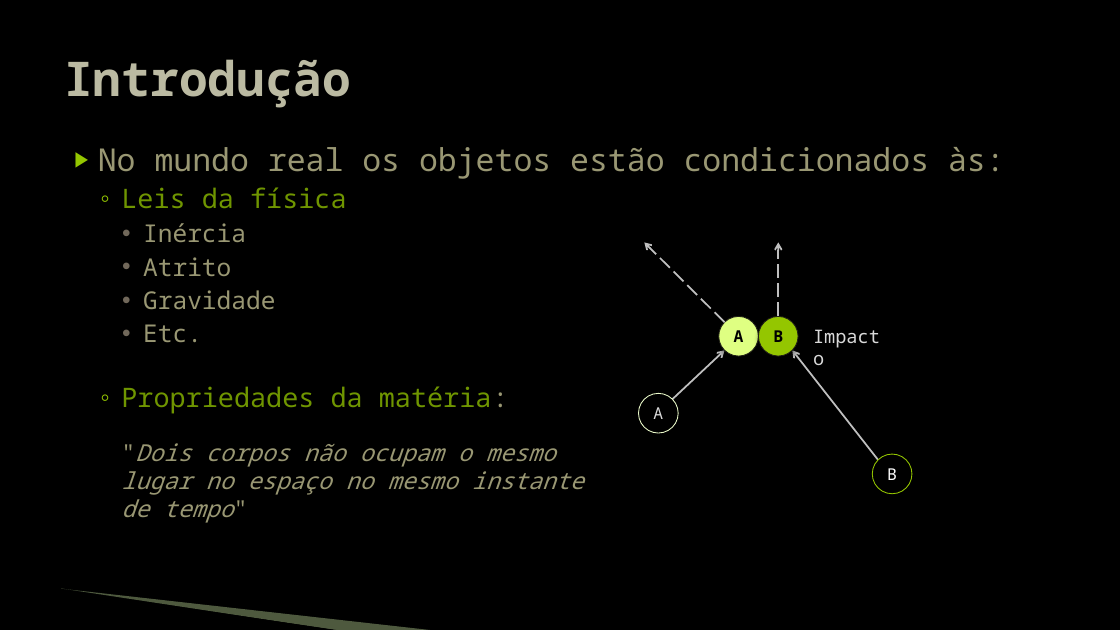
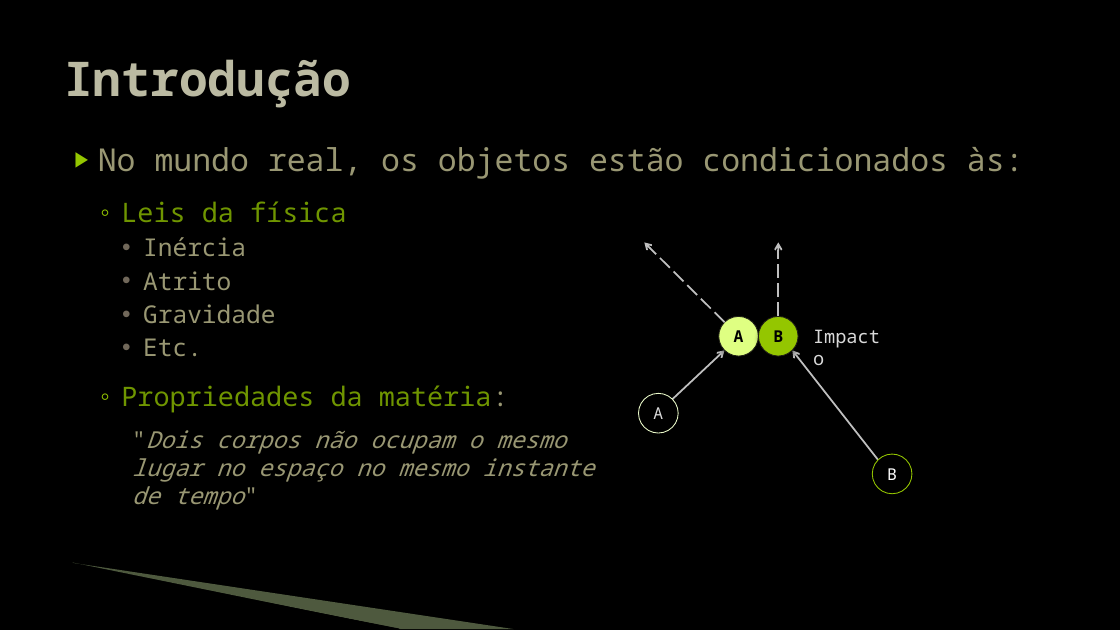
Before and after one commit to JudsonSS/Jogos, a slide deck: slide 2 of Slides/10. Detecção de Colisão.pptx. Drawn at 1120x630 pixels with LibreOffice and Linux fonts; fonts in the diff are those of the drawing; background and template pictures are left out. Boxes give left, top, right and bottom in pixels: in the first picture for what was removed or moved away, otherwise in the second. Text is boxed around its words. In the diff, an @@ line names an element or a change of style, - is before the commit and + after.

```diff
--- a/Slides/10. Detecção de Colisão.pptx
+++ b/Slides/10. Detecção de Colisão.pptx
@@ text at box(98, 147, 1024, 179): text changed @@
-▶ No mundo real os objetos estão condicionados às:
+▶ No mundo real, os objetos estão condicionados às:
@@ text at box(143, 338, 202, 356): more space between paragraphs @@
@@ text ""Dois corpos não ocupam o ...": place and size @@
-text ""Dois corpos não ocupam o ..." at box(121, 443, 584, 523)
+text ""Dois corpos não ocupam o ..." at box(132, 430, 594, 510)
@@ freeform shape: place and size @@
-freeform shape at box(60, 590, 340, 630)
+freeform shape at box(71, 565, 400, 629)
@@ freeform shape: place and size @@
-freeform shape at box(61, 589, 437, 630)
+freeform shape at box(73, 563, 514, 629)
```
Also in this commit, not shown: 17 other slides changed, 2 slides added.
